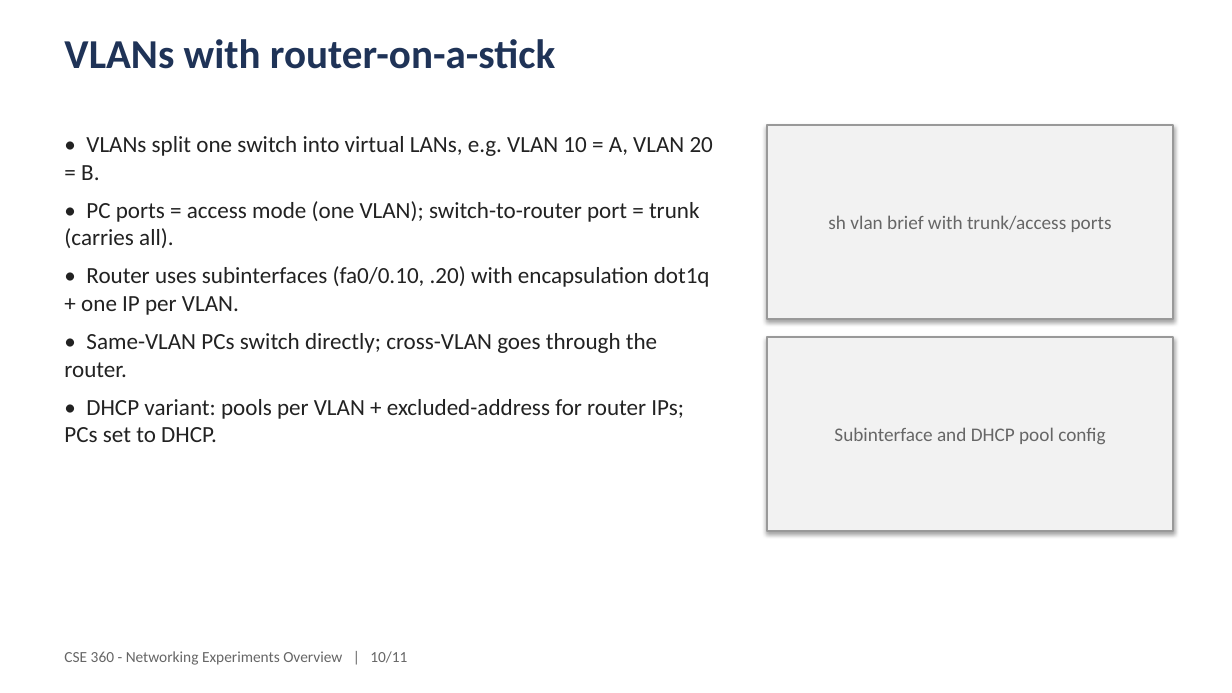
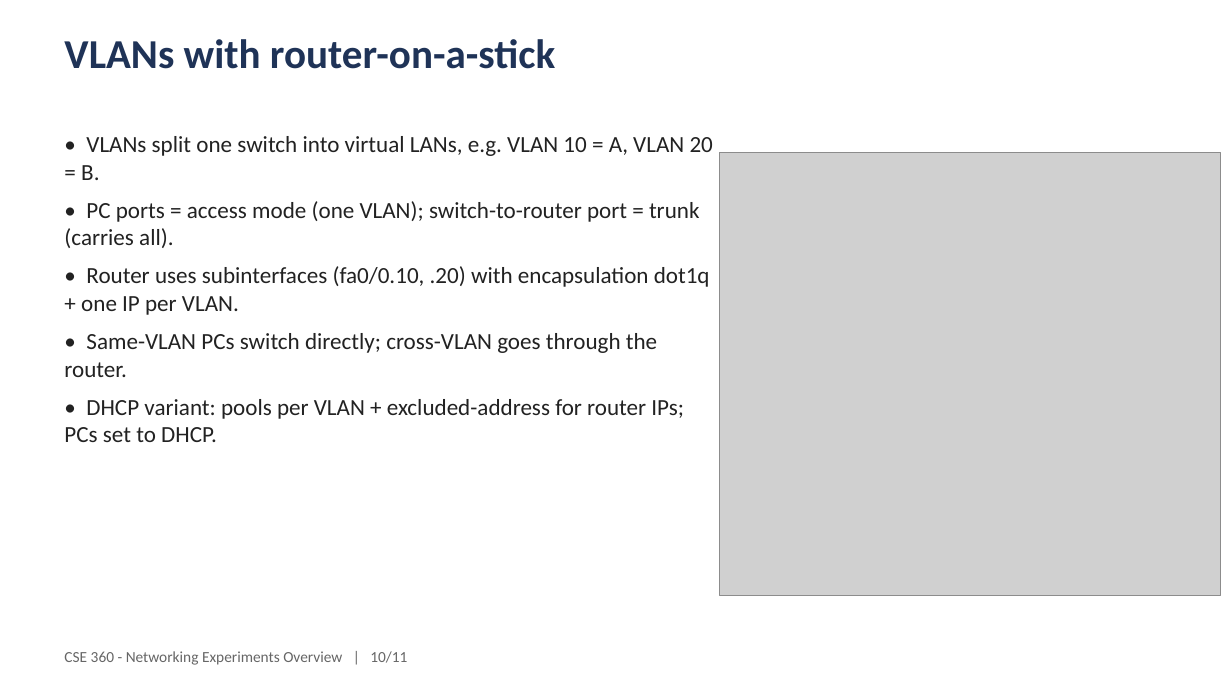
Before and after one commit to A7reus/CSE-360, a slide deck: slide 10 of presentation/CSE360-experiments-overview.pptx. Drawn at 1232x693 pixels with LibreOffice and Linux fonts; fonts in the diff are those of the drawing; grey boxes stand for pictures. Boxes give left, top, right and bottom in pixels: in the first picture for what was removed or moved away, otherwise in the second. Text is boxed around its words. In the diff, an @@ line names an element or a change of style, - is before the commit and + after.

```diff
--- a/presentation/CSE360-experiments-overview.pptx
+++ b/presentation/CSE360-experiments-overview.pptx
@@ rectangle removed at box(767, 125, 1174, 319) @@
-sh vlan brief with trunk/access ports
@@ picture added at box(720, 152, 1221, 596) @@
@@ rectangle removed at box(767, 337, 1174, 531) @@
-Subinterface and DHCP pool config
```
Also in this commit, not shown: 8 other slides changed, 1 other file.
